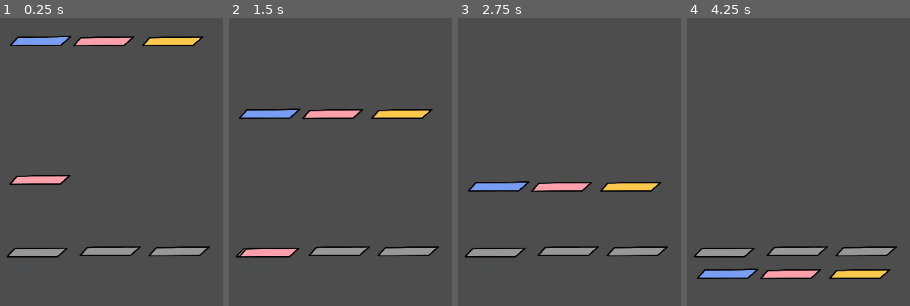
Above: before the commit, frames 1-4 (left to right).
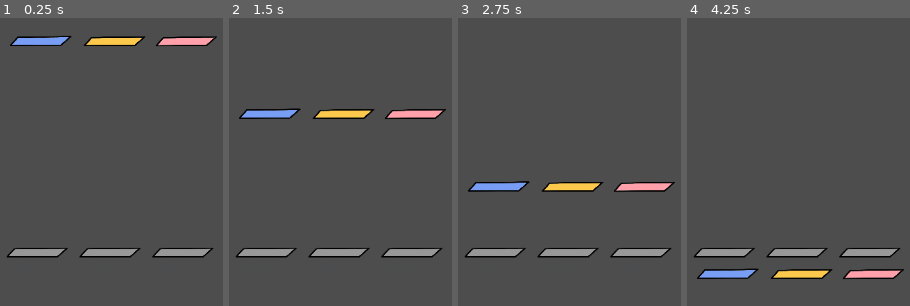
Above: after the commit, the same moments.

Repository: ReimuDuck/rhythm_game
Game: Godot game, scene res://scenes/main.tscn
The game is run twice, just before and just after one commit, with the same random seed, the same clock (stepped at 60 frames per second) and the same inputs.
Inputs:
- Up to frame 1 (0.25 s): no input
- Up to frame 2 (1.5 s): tap Enter at 0.5 s; tap F (hitC) at 0.6 s; tap D (hitL) at 0.8, 1.35 s
- Up to frame 3 (2.75 s): tap J (hitR) at 1.55, 2.1 s; tap F (hitC) at 2.3 s
- Up to frame 4 (4.25 s): tap F (hitC) at 2.85 s; tap D (hitL) at 3.05, 3.6 s; tap J (hitR) at 3.8 s

The runs differ from the first frame. In frame 1, 3.7% of the frame differs, in the area x 4-98%, y 6-84%; in frame 2, 3.6%; in frame 3, 3.0%; in frame 4, 3.0%.

Commit message:
Re-organized some of the functions. The only thing be instantiated in the main window is the camera, now a function takes care of spawning in the hit lanes.

Diff:
--- a/rhythmgame/project.godot
+++ b/rhythmgame/project.godot
@@ -12,7 +12,7 @@
 
 config/name="New Game Project"
 run/main_scene="res://scenes/main.tscn"
-config/features=PackedStringArray("4.3", "Mobile")
+config/features=PackedStringArray("4.5", "Mobile")
 config/icon="res://icon.svg"
 
 [autoload]
--- a/rhythmgame/scenes/area_2d.gd
+++ b/rhythmgame/scenes/area_2d.gd
@@ -7,25 +7,30 @@
 signal note_hit
 signal note_miss
 
-func _on_perfect_2_tree_entered() -> void:
-	print("work")
-	overlapping_notes = true
+func init_attributes(lane: int = 0):
+#	Desc: sets the key that controls it and sets color of hit lane
+#	Lanes: bluhit-68, yellohit-70, redhit-71
+	if lane == 0:
+		input_hit = "bluhit"
+		global_position = Vector2((lane * 1500), 0)
+		input_action = "hitL"
+	elif lane == 1:
+		input_hit = "yellohit"
+		global_position = Vector2((lane * 1500), 0)
+		input_action = "hitC"
+	else:
+		input_hit = "redhit"
+		global_position = Vector2((lane * 1500), 0)
+		input_action = "hitR"
+	$AnimatedSprite2D.play("default")
 
-func _on_perfect_2_tree_exited() -> void:
-	overlapping_notes = false
-func _on_area_entered(area):
-	if area.is_in_group("notes"):
-		area.can_be_hit = true
-func _on_area_exited(area):
-	if area.is_in_group("notes"):
-		area.can_be_hit = false
 func _process(_delta):
 	if Input.is_action_just_pressed(input_action):
 		try_hit()
-
 		$AnimatedSprite2D.play(input_hit)
 	elif Input.is_action_just_released(input_action):
 		$AnimatedSprite2D.play("default")
+
 func try_hit():
 	if overlapping_notes == false:
 		print("miss")
--- a/rhythmgame/scenes/hit.gd
+++ b/rhythmgame/scenes/hit.gd
@@ -1,11 +1,15 @@
 extends Node2D
 
+@onready var hitlane_to_spawn: PackedScene = preload("res://scenes/hitlane.tscn")
 
 # Called when the node enters the scene tree for the first time.
 func _ready() -> void:
+	spawn_lane(0)
+	spawn_lane(1)
+	spawn_lane(2)
 	spawn_note(0)
-	spawn_note(1300)
-	spawn_note(2700)
+	spawn_note(1)
+	spawn_note(2)
 
 
 # Called every frame. 'delta' is the elapsed time since the previous frame.
@@ -15,15 +19,17 @@
 func _input(event):
 	if event is InputEventKey and event.pressed:
 		print(event.keycode)
-func spawn_note(pos):
+
+func spawn_lane(lane: int):
+#	Desc: spawn hit lane in specified lane
+	var new_hitlane = hitlane_to_spawn.instantiate()
+	new_hitlane.init_attributes(lane)
+	add_child(new_hitlane)
+
+
+func spawn_note(lane):
+#	Desc: spawn note in specified lane
 	var note_scene = preload("res://scenes/note.tscn")
 	var note = note_scene.instantiate()
-	note.position = Vector2(pos, -4550)
-	var sprite = note.get_node("AnimatedSprite2D2")
-	if pos == 0:
-		sprite.play("blu")
-	elif pos > 1000 and pos < 1500:
-		sprite.play("red")
-	else:
-		sprite.play("yelw")
+	note.init_attributes(lane)
 	add_child(note)
--- a/rhythmgame/scenes/hitlane.tscn
+++ b/rhythmgame/scenes/hitlane.tscn
@@ -1,13 +1,7 @@
-[gd_scene load_steps=11 format=3 uid="uid://dmjii7oqu03yc"]
+[gd_scene load_steps=9 format=3 uid="uid://dmjii7oqu03yc"]
 
-[ext_resource type="Script" path="res://scenes/area_2d.gd" id="1_bwrgm"]
+[ext_resource type="Script" uid="uid://b6uu3k8llgfmg" path="res://scenes/area_2d.gd" id="1_bwrgm"]
 [ext_resource type="Texture2D" uid="uid://b3t6iy7p7peqo" path="res://assets/rhythm.png" id="2_2s1aw"]
-
-[sub_resource type="RectangleShape2D" id="RectangleShape2D_ow2ax"]
-size = Vector2(932, 94.5)
-
-[sub_resource type="RectangleShape2D" id="RectangleShape2D_hjkeo"]
-size = Vector2(937.75, 326)
 
 [sub_resource type="AtlasTexture" id="AtlasTexture_s7iul"]
 atlas = ExtResource("2_2s1aw")
@@ -60,29 +54,19 @@
 "speed": 5.0
 }]
 
-[sub_resource type="RectangleShape2D" id="RectangleShape2D_62ygj"]
-size = Vector2(929, 194.563)
+[sub_resource type="RectangleShape2D" id="RectangleShape2D_hjkeo"]
+size = Vector2(971.875, 200)
 
 [node name="Node2D" type="Node2D"]
+position = Vector2(27, -8)
 script = ExtResource("1_bwrgm")
 
-[node name="Area2D" type="Area2D" parent="."]
-
-[node name="perfect" type="CollisionShape2D" parent="Area2D"]
-position = Vector2(-8, 25)
-shape = SubResource("RectangleShape2D_ow2ax")
+[node name="AnimatedSprite2D" type="AnimatedSprite2D" parent="."]
+sprite_frames = SubResource("SpriteFrames_7n56j")
+animation = &"yellohit"
 
 [node name="Area2D2" type="Area2D" parent="."]
 
 [node name="meh" type="CollisionShape2D" parent="Area2D2"]
-position = Vector2(-10, 29)
+position = Vector2(17.0625, 22)
 shape = SubResource("RectangleShape2D_hjkeo")
-
-[node name="AnimatedSprite2D" type="AnimatedSprite2D" parent="."]
-sprite_frames = SubResource("SpriteFrames_7n56j")
-
-[node name="Area2D3" type="Area2D" parent="."]
-
-[node name="good" type="CollisionShape2D" parent="Area2D3"]
-position = Vector2(-9, 25)
-shape = SubResource("RectangleShape2D_62ygj")
--- a/rhythmgame/scenes/main.tscn
+++ b/rhythmgame/scenes/main.tscn
@@ -1,8 +1,6 @@
-[gd_scene load_steps=4 format=3 uid="uid://bxpk4yfttotlt"]
+[gd_scene load_steps=2 format=3 uid="uid://bxpk4yfttotlt"]
 
-[ext_resource type="Script" path="res://scenes/hit.gd" id="1_c2gx8"]
-[ext_resource type="PackedScene" uid="uid://dmjii7oqu03yc" path="res://scenes/hitlane.tscn" id="1_t24ty"]
-[ext_resource type="PackedScene" uid="uid://cvi05jy3kmcl5" path="res://scenes/note.tscn" id="3_an571"]
+[ext_resource type="Script" uid="uid://cx12mqdg32tpo" path="res://scenes/hit.gd" id="1_c2gx8"]
 
 [node name="Node2D" type="Node2D"]
 script = ExtResource("1_c2gx8")
@@ -10,20 +8,3 @@
 [node name="Camera2D" type="Camera2D" parent="."]
 position = Vector2(1367, -3503)
 zoom = Vector2(0.07, 0.07)
-
-[node name="L" parent="." instance=ExtResource("1_t24ty")]
-input_action = "hitL"
-input_hit = "bluhit"
-
-[node name="R" parent="." instance=ExtResource("1_t24ty")]
-position = Vector2(2925, -24)
-input_action = "hitR"
-input_hit = "yellohit"
-
-[node name="C" parent="." instance=ExtResource("1_t24ty")]
-position = Vector2(1504, -28)
-input_action = "hitC"
-input_hit = "redhit"
-
-[node name="Area2D" parent="." instance=ExtResource("3_an571")]
-position = Vector2(-13, -1693)
--- a/rhythmgame/scenes/note.gd
+++ b/rhythmgame/scenes/note.gd
@@ -4,9 +4,27 @@
 var hit = false
 var lane_index = 0
 
+signal position_changed(position)
+
 @export var speed: float = 1200.0 # pixels per second
 
 var overlapping_notes := []
 
+func init_attributes(lane: int = 0):
+#	Desc: sets the key that controls it and sets color of hit lane
+#	Lanes: bluhit-68, yellohit-70, redhit-71
+	var color = ""
+	if lane == 0:
+		color = "blu"
+		global_position = Vector2((lane * 1500), -4550)
+	elif lane == 1:
+		color = "yelw"
+		global_position = Vector2((lane * 1500), -4550)
+	else:
+		color = "red"
+		global_position = Vector2((lane * 1500), -4550)
+	$AnimatedSprite2D2.play(color)
+
 func _process(delta: float) -> void:
 	position.y += speed * delta
+	emit_signal("note_position", global_position)
--- a/rhythmgame/scenes/note.tscn
+++ b/rhythmgame/scenes/note.tscn
@@ -79,17 +79,17 @@
 }]
 
 [sub_resource type="RectangleShape2D" id="RectangleShape2D_e1ths"]
-size = Vector2(1121.25, 186.25)
+size = Vector2(1121.25, 64)
 
 [node name="Area2D" type="Area2D" groups=["notes"]]
-position = Vector2(340, -211)
+position = Vector2(448, 276)
 script = ExtResource("1_tia5g")
 
 [node name="AnimatedSprite2D2" type="AnimatedSprite2D" parent="."]
 position = Vector2(82, -102)
 sprite_frames = SubResource("SpriteFrames_5qsgd")
-animation = &"red"
+animation = &"blu"
 
 [node name="CollisionShape2D2" type="CollisionShape2D" parent="."]
-position = Vector2(40, -79)
+position = Vector2(40, -82)
 shape = SubResource("RectangleShape2D_e1ths")
Not shown, added: rhythmgame/gamemanager.gd.uid
Not shown, added: rhythmgame/notes.gd.uid
Not shown, added: rhythmgame/scenes/area_2d.gd.uid
Not shown: 1 places in rhythmgame/scenes/gamemanager.tscn that only renumber resources
Not shown, added: rhythmgame/scenes/hit.gd.uid
Not shown, added: rhythmgame/scenes/note.gd.uid
Not shown: 1 places in rhythmgame/scenes/note.tscn that only renumber resources
Not shown, added: rhythmgame/scripts/note.gd.uid
Not shown, added: rhythmgame/scenes/main.tscn4303194102.tmp
